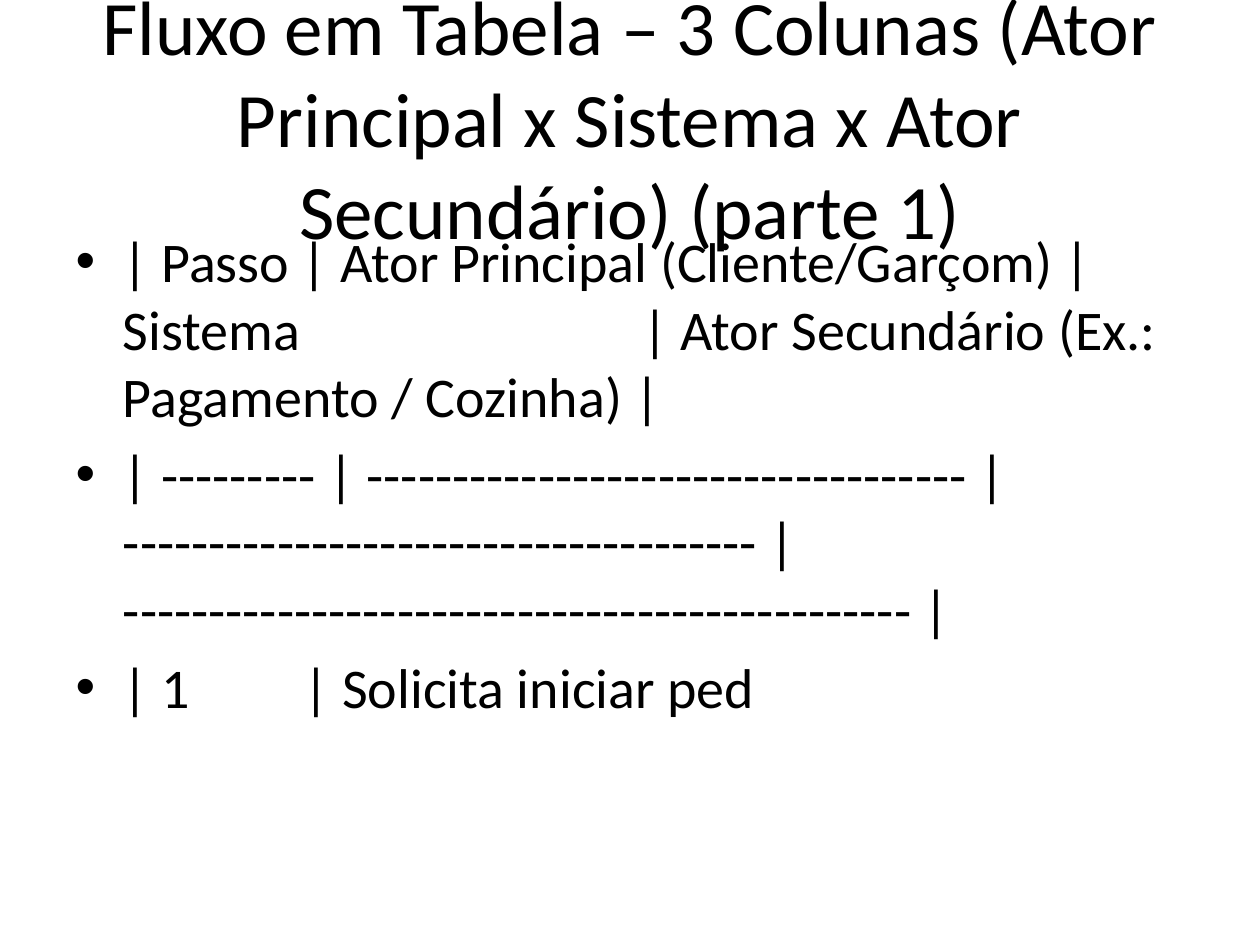
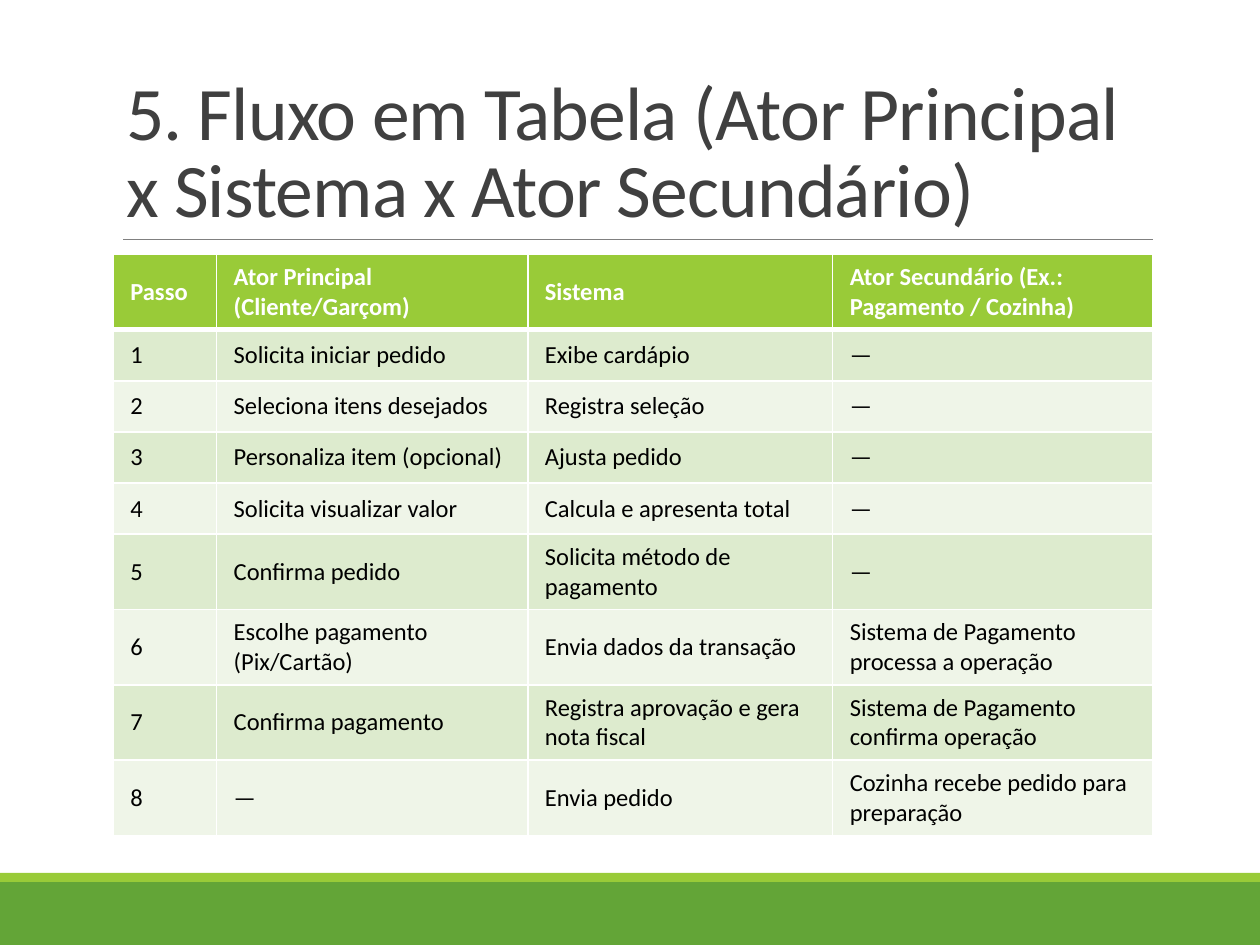
Before and after one commit to profAndreSouza/Material, a slide deck: slide 8 of Engenharia de Software/06 Modelagem de Casos de Uso.pptx (slide 25 before the commit). Drawn at 1260x945 pixels with LibreOffice and Linux fonts; fonts in the diff are those of the drawing. Boxes give left, top, right and bottom in pixels: in the first picture for what was removed or moved away, otherwise in the second. Text is boxed around its words. In the diff, an @@ line names an element or a change of style, - is before the commit and + after.

```diff
--- a/Engenharia de Software/06 Modelagem de Casos de Uso.pptx
+++ b/Engenharia de Software/06 Modelagem de Casos de Uso.pptx
@@ title "5. Fluxo em Tabela (Ator ..." at (126, 85, 1119, 228): vertical alignment middle to bottom @@
@@ title at (126, 85, 1119, 228): text changed; size 44 to 43.2 pt; text colour #000000 to #404040 @@
-Fluxo em Tabela – 3 Colunas (Ator Principal x Sistema x Ator Secundário) (parte 1)
+5. Fluxo em Tabela (Ator Principal x Sistema x Ator Secundário)
@@ text removed at (123, 235, 1156, 717) @@
-• | Passo | Ator Principal (Cliente/Garçom) | Sistema | Ator Secundário (Ex.: Pagamento / Cozinha) |
-• | --------- | ----------------------------------- | ------------------------------------- | ---------------------------------------------- |
-• | 1 | Solicita iniciar ped
@@ line added from (123, 239) to (1153, 239), #808080 0.5 pt @@
@@ table added at (113, 255, 1153, 832), 9 rows, 4 columns @@
+Passo | Ator Principal (Cliente/Garçom) | Sistema | Ator Secundário (Ex.: Pagamento / Cozinha)
+1 | Solicita iniciar pedido | Exibe cardápio | —
+2 | Seleciona itens desejados | Registra seleção | —
+3 | Personaliza item (opcional) | Ajusta pedido | —
+4 | Solicita visualizar valor | Calcula e apresenta total | —
+5 | Confirma pedido | Solicita método de pagamento | —
+6 | Escolhe pagamento (Pix/Cartão) | Envia dados da transação | Sistema de Pagamento processa a operação
+7 | Confirma pagamento | Registra aprovação e gera nota fiscal | Sistema de Pagamento confirma operação
+8 | — | Envia pedido | Cozinha recebe pedido para preparação
@@ rectangle added at (0, 882, 1260, 945), fill #63A537 @@
@@ rectangle added at (0, 873, 1260, 882), fill #99CB38 @@
```
Also in this commit, not shown: 8 other slides changed, 2 slides added, 24 slides removed.
